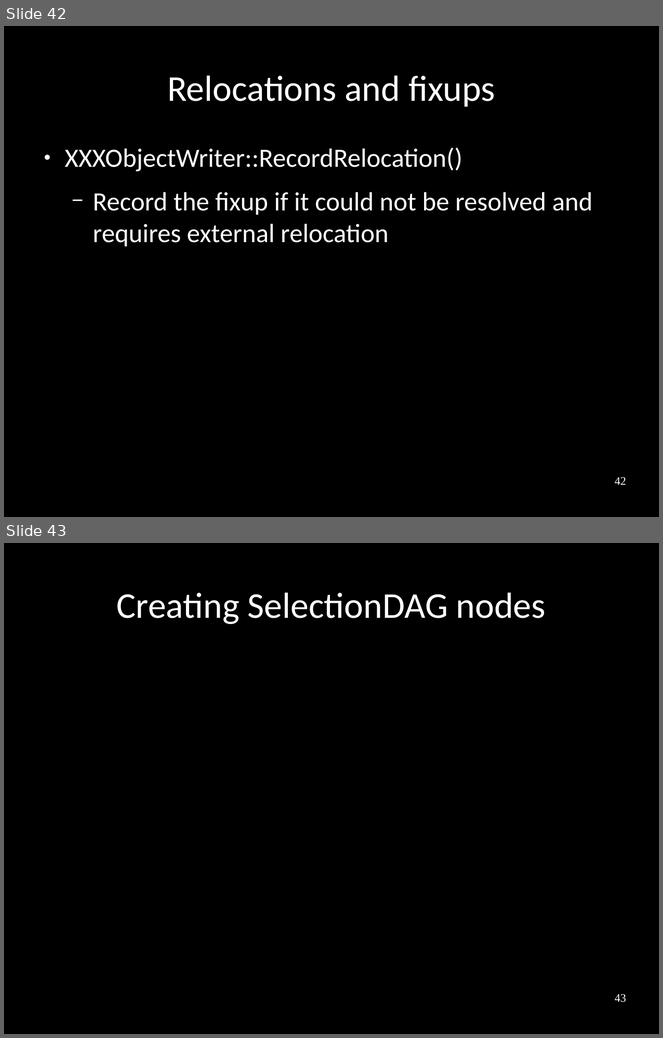
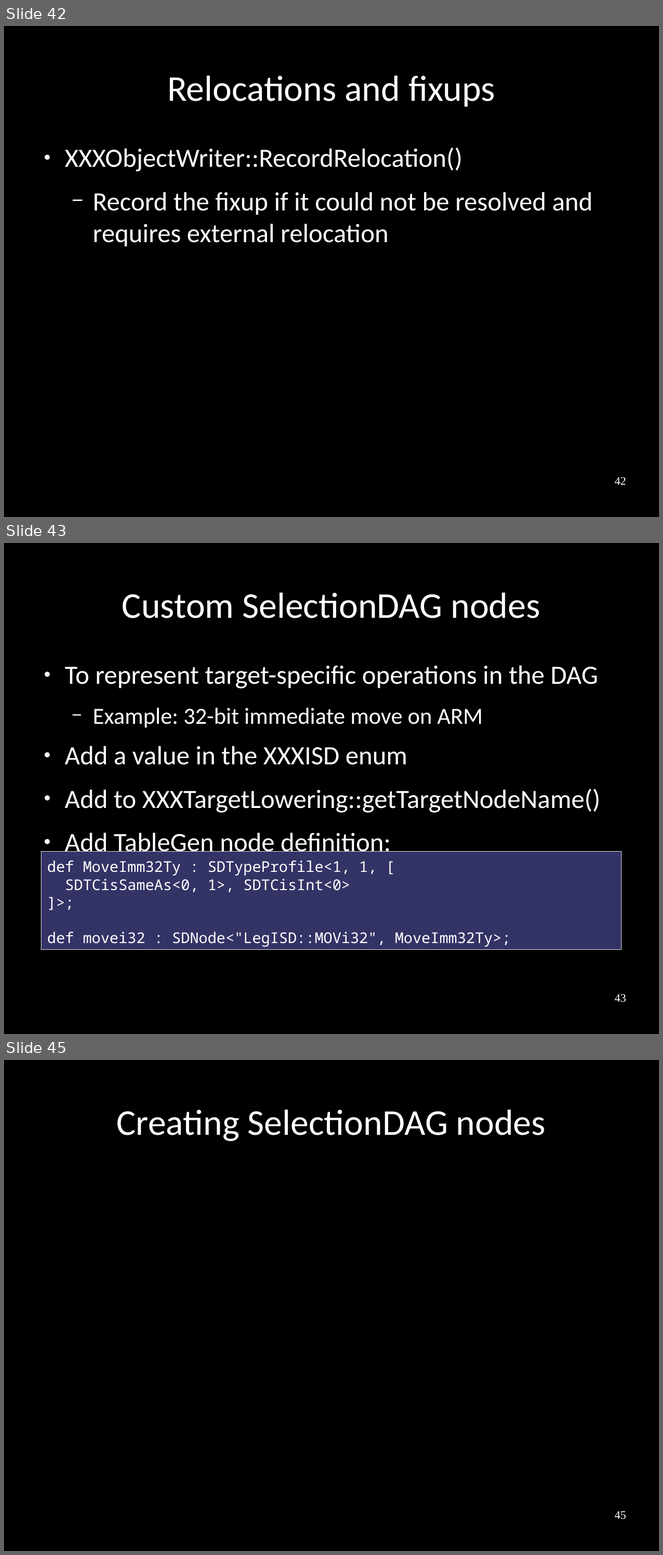
Before and after one commit to frasercrmck/llvm-leg, a slide deck: docs/Codeplay/Slides.odp. Shown one above the other, each under a label of ours: slides 42 and 43 before the commit, slides 42, 43 and 45 after it; the slides between them are not shown. The pictures are 663x1038 and 663x1555 pixels, drawn with LibreOffice and Linux fonts; fonts in the diff are those of the drawing. Boxes give left, top, right and bottom in pixels: in the first picture for what was removed or moved away, otherwise in the second. Text is boxed around its words. In the diff, an @@ line names an element or a change of style, - is before the commit and + after.

Commit message:
Custom DAG lowering.

```diff
--- a/docs/Codeplay/Slides.odp
+++ b/docs/Codeplay/Slides.odp
@@ slide 43 added at (x1=4, y1=543, x2=659, y2=1034), background #000000 @@
@@ title added at (x1=122, y1=592, x2=540, y2=618), 44 pt, text #FFFFFF @@
+Custom SelectionDAG nodes
@@ text added at (x1=65, y1=665, x2=600, y2=858), 32 pt, text #FFFFFF @@
+● To represent target-specific operations in the DAG
+  − Example: 32-bit immediate move on ARM
+● Add a value in the XXXISD enum
+● Add to XXXTargetLowering::getTargetNodeName()
+● Add TableGen node definition:
@@ rectangle added at (x1=41, y1=852, x2=622, y2=950), fill #333366, outline #E6E6E6 0 pt, 18 pt, text #FFFFFF @@
+def MoveImm32Ty : SDTypeProfile<1, 1, [
+SDTCisSameAs<0, 1>, SDTCisInt<0>
+]>;
+def movei32 : SDNode<"LegISD::MOVi32", MoveImm32Ty>;
@@ page number added at (x1=615, y1=994, x2=626, y2=1003), 14 pt, text #FFFFFF @@
+43
@@ what was slide 43 is now slide 45 @@
@@ page number at (x1=615, y1=1511, x2=626, y2=1520): text changed @@
-43
+45
```
Also in this commit, not shown: 1 other slide added, 2 slides removed.
